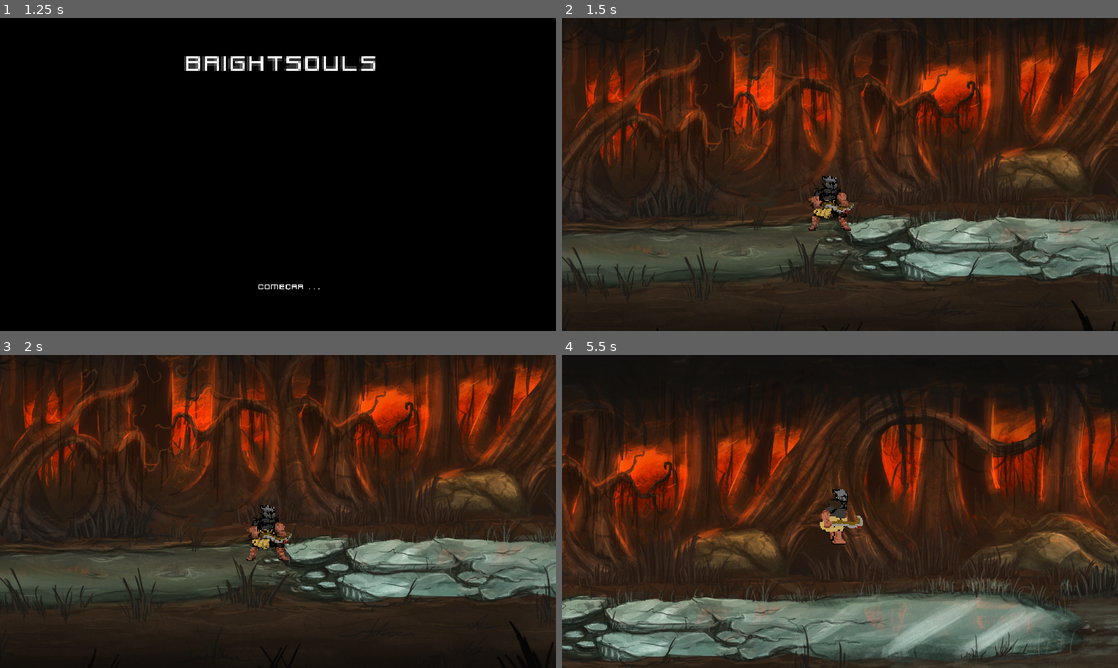
Above: before the commit, frames 1-4 (two rows, left to right).
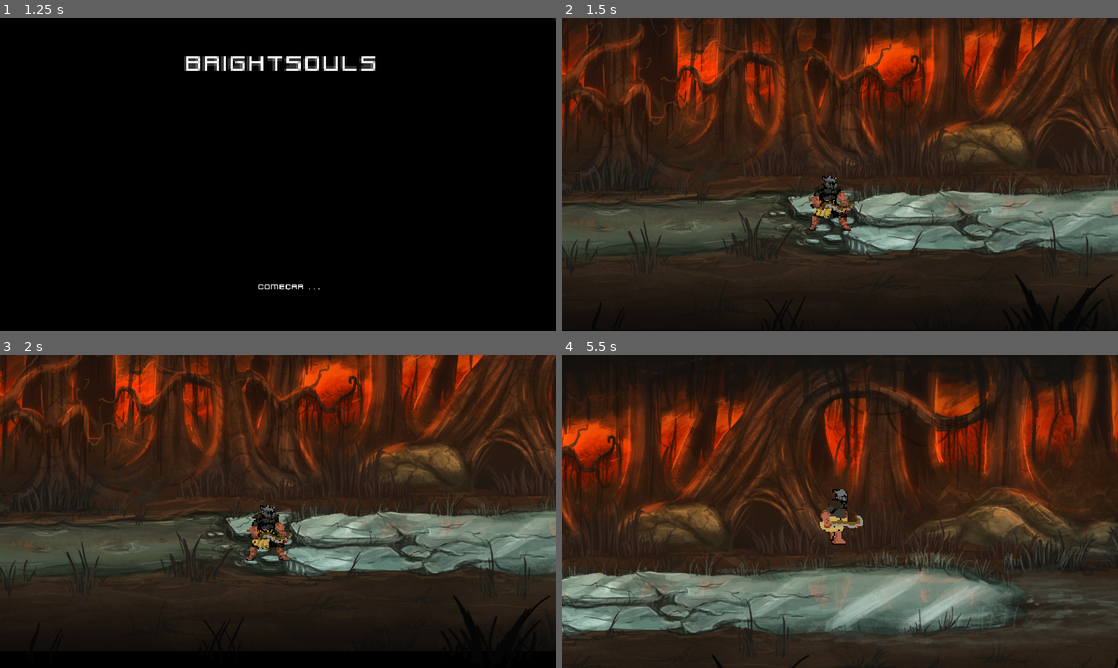
Above: after the commit, the same moments.

Repository: DouglasKosvoski/Bright
Game: Godot game, scene res://Scenes/MAIN_MENU.tscn
The game is run twice, just before and just after one commit, with the same random seed, the same clock (stepped at 60 frames per second) and the same inputs. The engine's default icon, where the game draws it, is replaced by a stand-in: a white triangle on a blue panel in a dark square.
Inputs (mouse positions are in pixels of both pictures, inside the frame that each line leads up to):
- Up to frame 1 (1.25 s): click "start" at 0.5 s
- Up to frame 2 (1.5 s): click "COMEÇAR . . ." at 1.25 s
- Up to frame 3 (2 s): no input
- Up to frame 4 (5.5 s): move the mouse to (962, 495) at 2.02 s; press the mouse at (962, 495) at 2.03 s; hold D (right) 2.03-3.53 s; tap Space (jump) at 2.27, 3.02, 4.52, 5.27 s; move the mouse to (728, 527) at 2.77 s; release the mouse at (728, 527) at 2.78 s; tap Ctrl (roll) at 2.85, 4.35 s; move the mouse to (895, 442) at 3.52 s; press the mouse at (895, 442) at 3.53 s; hold A (left) 3.53-4.28 s; move the mouse to (812, 574) at 4.27 s; release the mouse at (812, 574) at 4.28 s; hold D (right) from 4.28 s (still down); move the mouse to (1006, 558) at 5.02 s; press the mouse at (1006, 558) at 5.03 s

Frame 1 is identical in both runs. In frame 2, 45% of the frame differs, in the area x 0-100%, y 0-100%; in frame 3, 44%; in frame 4, 54%.

Commit message:
ajuste dos elementos da tela para se ajustarem a nova resolucao

Diff:
--- a/Scenes/MAIN.tscn
+++ b/Scenes/MAIN.tscn
@@ -10,6 +10,7 @@
 extents = Vector2( 31.0066, 31.5263 )
 
 [node name="Node2D" type="Node2D"]
+position = Vector2( 130, 60 )
 
 [node name="level boundaries" type="Node2D" parent="."]
 editor/display_folded = true
